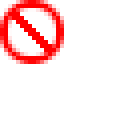
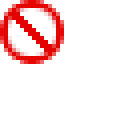
Revision of a layered 128x128 image; what changed, layer by layer:
painted on "No" over [12, 12, 52, 52]
painted on "Panel" over [0, 0, 64, 64]
